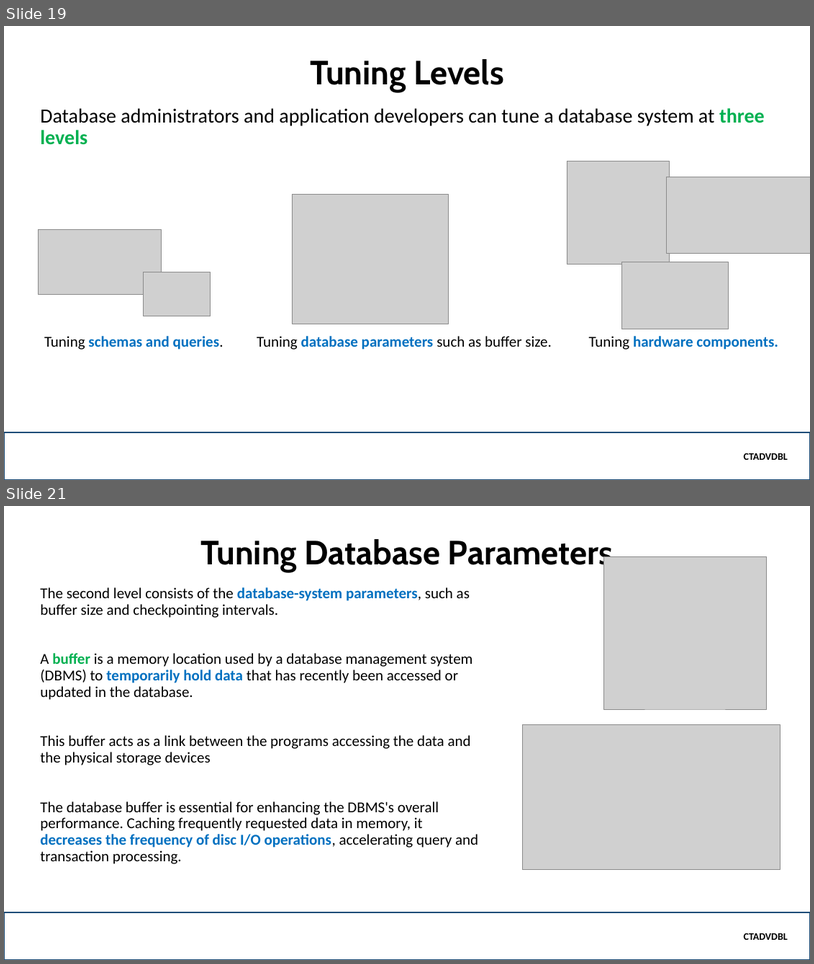
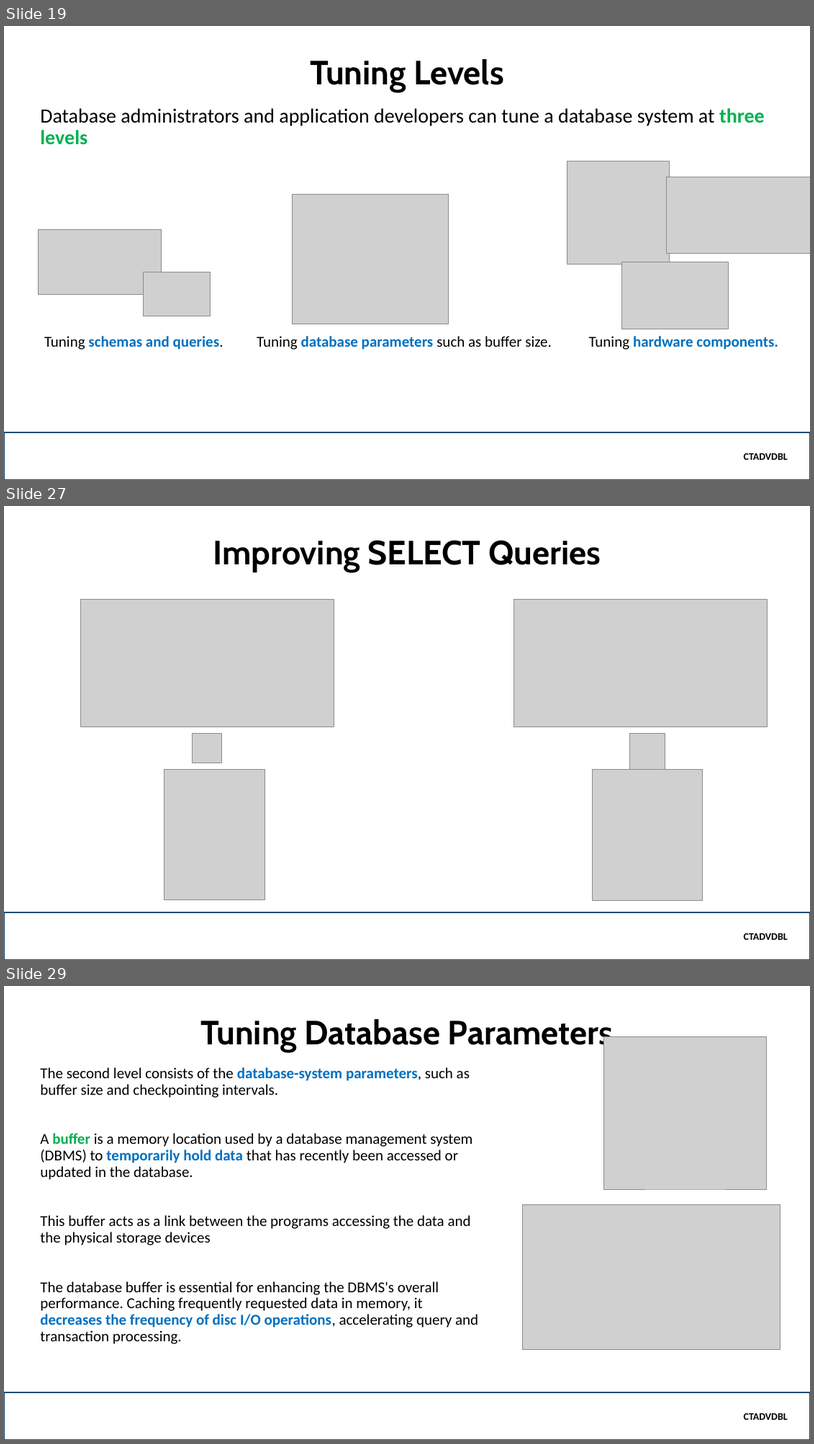
Before and after one commit to robitussin/CTADVDBL, a slide deck: Part 8 - Advanced Topics/powerpoint/Database Performance Tuning.pptx. Shown one above the other, each under a label of ours: slides 19 and 21 before the commit, slides 19, 27 and 29 after it; the slides between them are not shown. The pictures are 814x964 and 814x1444 pixels, drawn with LibreOffice and Linux fonts; fonts in the diff are those of the drawing; grey boxes stand for pictures; background and template pictures are left out. Boxes give left, top, right and bottom in pixels: in the first picture for what was removed or moved away, otherwise in the second. Text is boxed around its words. In the diff, an @@ line names an element or a change of style, - is before the commit and + after.

```diff
--- a/Part 8 - Advanced Topics/powerpoint/Database Performance Tuning.pptx
+++ b/Part 8 - Advanced Topics/powerpoint/Database Performance Tuning.pptx
@@ slide 27 added at <box>4,506,810,960</box>, background picture (left out) @@
@@ title added at <box>214,540,601,573</box>, 40 pt, text #000000, bold @@
+Improving SELECT Queries
@@ picture added at <box>80,599,334,728</box> @@
@@ picture added at <box>514,599,767,728</box> @@
@@ picture added at <box>192,734,221,763</box> @@
@@ picture added at <box>630,733,666,769</box> @@
@@ picture added at <box>165,770,265,900</box> @@
@@ picture added at <box>593,769,702,901</box> @@
@@ rectangle added at <box>4,912,810,960</box>, outline #1F4E79 2.25 pt, 12 pt, text #000000, bold @@
+CTADVDBL
@@ what was slide 21 is now slide 29 @@
```
Also in this commit, not shown: 1 slide changed, 7 other slides added.
